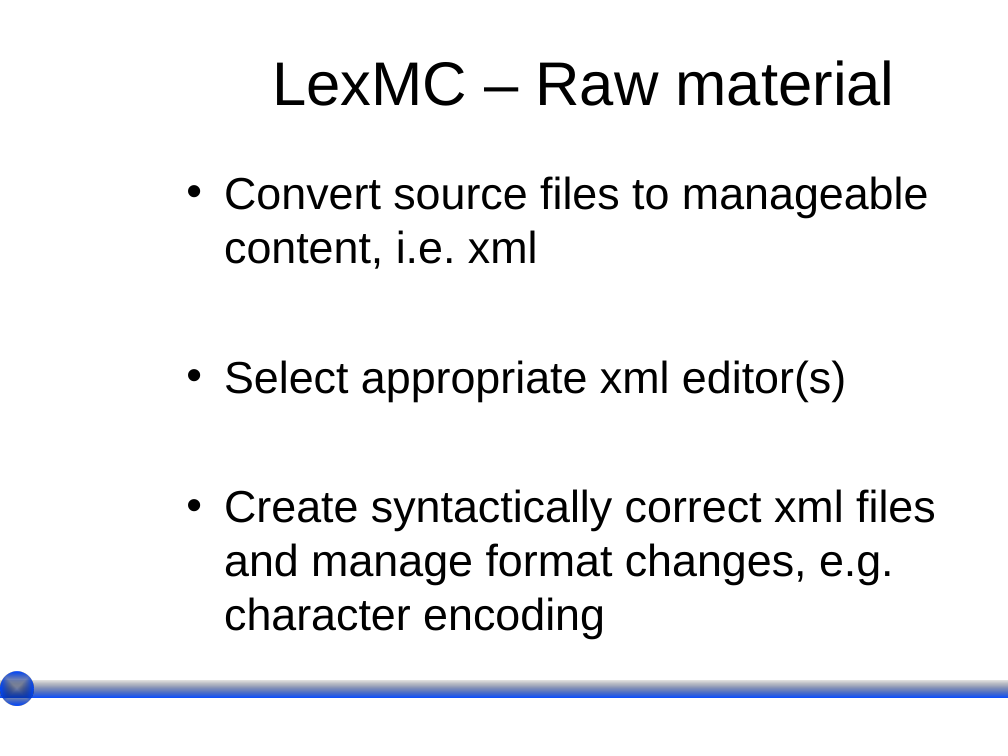
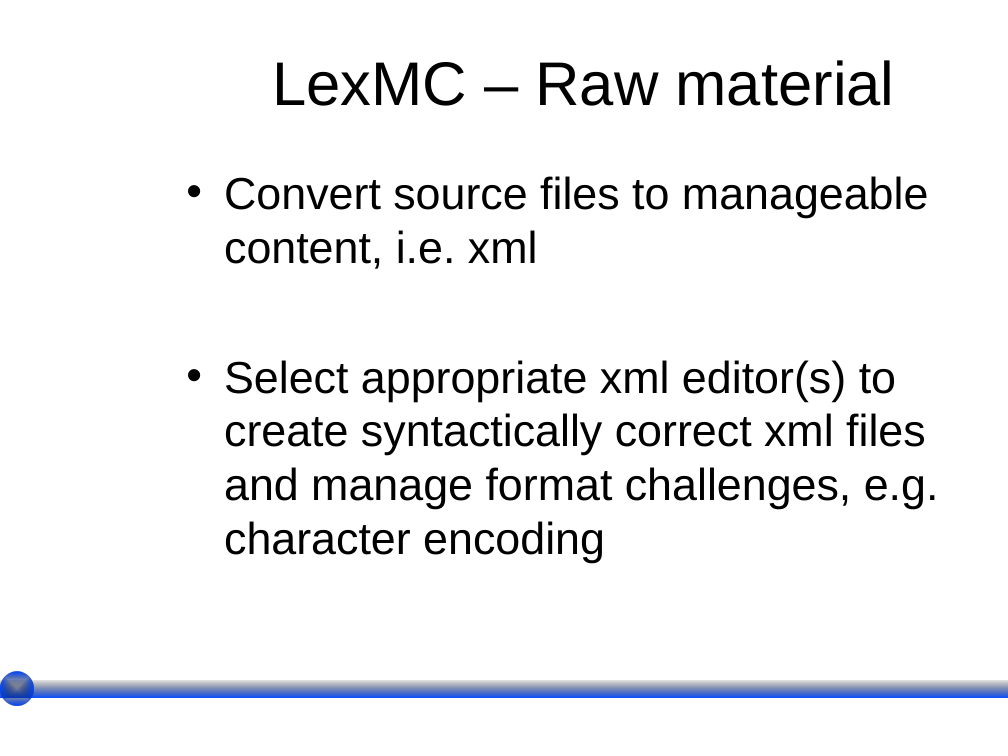
Before and after one commit to DARIAH-ERIC/lexicalresources, a slide deck: slide 10 of Events/LexMC2017/Resources/Participants' Ignite Talks/Maria Koutsombogera-Anna Vakalopoulou/VakalopoulouKoutsombogera_Igniter.ppt (slide 11 before the commit). Drawn at 1008x756 pixels with LibreOffice and Linux fonts; fonts in the diff are those of the drawing; background and template pictures are left out. Boxes give left, top, right and bottom in pixels: in the first picture for what was removed or moved away, otherwise in the second. Text is boxed around its words. In the diff, an @@ line names an element or a change of style, - is before the commit and + after.

```diff
--- a/Events/LexMC2017/Resources/Participants' Ignite Talks/Maria Koutsombogera-Anna Vakalopoulou/VakalopoulouKoutsombogera_Igniter.ppt
+++ b/Events/LexMC2017/Resources/Participants' Ignite Talks/Maria Koutsombogera-Anna Vakalopoulou/VakalopoulouKoutsombogera_Igniter.ppt
@@ text at (224, 360, 939, 563): text changed @@
-• Select appropriate xml editor(s)
-• Create syntactically correct xml files and manage format changes, e.g. character encoding
+• Select appropriate xml editor(s) to create syntactically correct xml files and manage format challenges, e.g. character encoding
```
Also in this commit, not shown: 3 other slides changed, 1 slide added, 1 slide removed.
